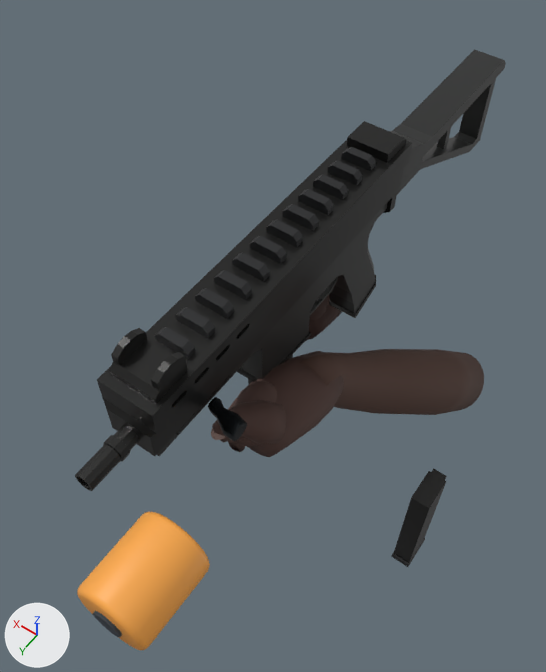
The Blender file art/weapons/whisper.blend: old version first, new version second.
One viewpoint serves both versions: a camera (50 mm lens) standing at (-0.213, 0.771, 0.869) and looking at (0.153, 0.258, 0.062). The lights are fixed; the arrows at lower left show +X, +Y and +Z. The first picture is the older version.

In view in the first picture: 'AIRSOFT_ORANGE_TIP_07 - fitted protective orange guard', 'AUTHORED mp5a5 ChargingHandleGeometry', 'AUTHORED mp5a5 FrontIronGeometry', 'AUTHORED mp5a5 RearIronGeometry', 'AUTHORED mp5a5 SpareMagazineGeometry', 'AUTHORED mp5a5 WeaponBodyGeometry', 'Orange tip / black inset bore', 'whisper TWO_HAND LEFT bare anatomical forearm', 'whisper TWO_HAND LEFT cupped sculpted palm', 'whisper TWO_HAND LEFT opposable thumb' and 5 more.
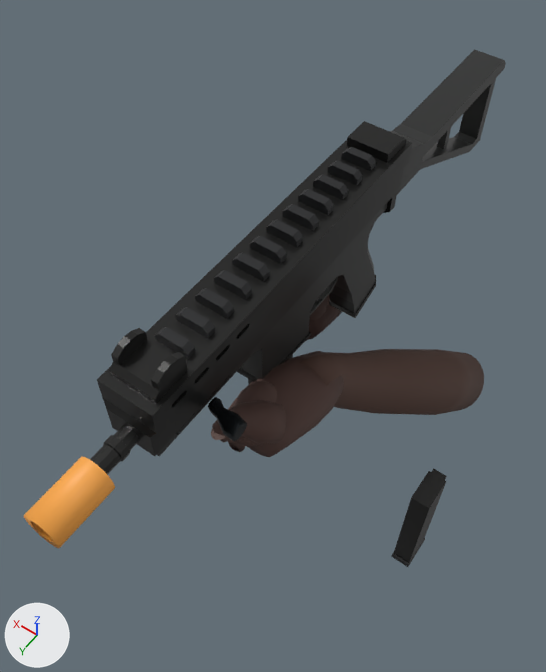
Where the change shows, as pixel boxes (x1, y1, x2, y2) in the pictures (546 x 672 px):
'AIRSOFT_ORANGE_TIP_07 - fitted protective orange guard', deleted (orange): before (77, 512, 210, 650)
'AIRSOFT_ORANGE_TIP_07 - fitted hollow muzzle sleeve', added (orange): after (24, 457, 115, 548)
'Orange tip / black inset bore', deleted: before (93, 611, 122, 638)

Patch to the scene script:
```diff
--- a/art/weapons/whisper.blend.py
+++ b/art/weapons/whisper.blend.py
@@ me_hollow_orange_replica_tip_geometry @@
+me_hollow_orange_replica_tip_geometry.from_pydata(...)  # 112 vertices, 84 faces; spans x 0.0711..0.1111, y 0.606..0.672, z 0.2583..0.2983
+me_hollow_orange_replica_tip_geometry.polygons.foreach_set('use_smooth', [True] * 84)
+me_hollow_orange_replica_tip_geometry.materials.append(mat_airsoft_orange_tip_07)  # orange #fba949
@@ ob_airsoft_orange_tip_07___fitted_protective_orange_guard @@
-ob_airsoft_orange_tip_07___fitted_protective_orange_guard = bpy.data.objects.new('AIRSOFT_ORANGE_TIP_07 - fitted protective orange guard', me_cylinder)
-ob_airsoft_orange_tip_07___fitted_protective_orange_guard.location = (0.0, 0.65, 0.266)
-ob_airsoft_orange_tip_07___fitted_protective_orange_guard.rotation_euler = (1.571, 0.0, 0.0)  # degrees (90, 0, 0)
-_m = ob_airsoft_orange_tip_07___fitted_protective_orange_guard.modifiers.new('Rounded muzzle shroud', 'BEVEL')
-_m.width = 0.006
-_m.width_pct = 0.006
-_m.segments = 3
@@ ob_orange_tip___black_inset_bore @@
-ob_orange_tip___black_inset_bore = bpy.data.objects.new('Orange tip / black inset bore', me_cylinder_001)
-ob_orange_tip___black_inset_bore.location = (0.0, 0.651, 0.266)
-ob_orange_tip___black_inset_bore.rotation_euler = (1.571, 0.0, 0.0)  # degrees (90, 0, 0)
@@ ob_airsoft_orange_tip_07___fitted_hollow_muzzle_sleeve @@
+ob_airsoft_orange_tip_07___fitted_hollow_muzzle_sleeve = bpy.data.objects.new('AIRSOFT_ORANGE_TIP_07 - fitted hollow muzzle sleeve', me_hollow_orange_replica_tip_geometry)
+ob_airsoft_orange_tip_07___fitted_hollow_muzzle_sleeve.location = (0.0, 0.0, 0.0)
```
